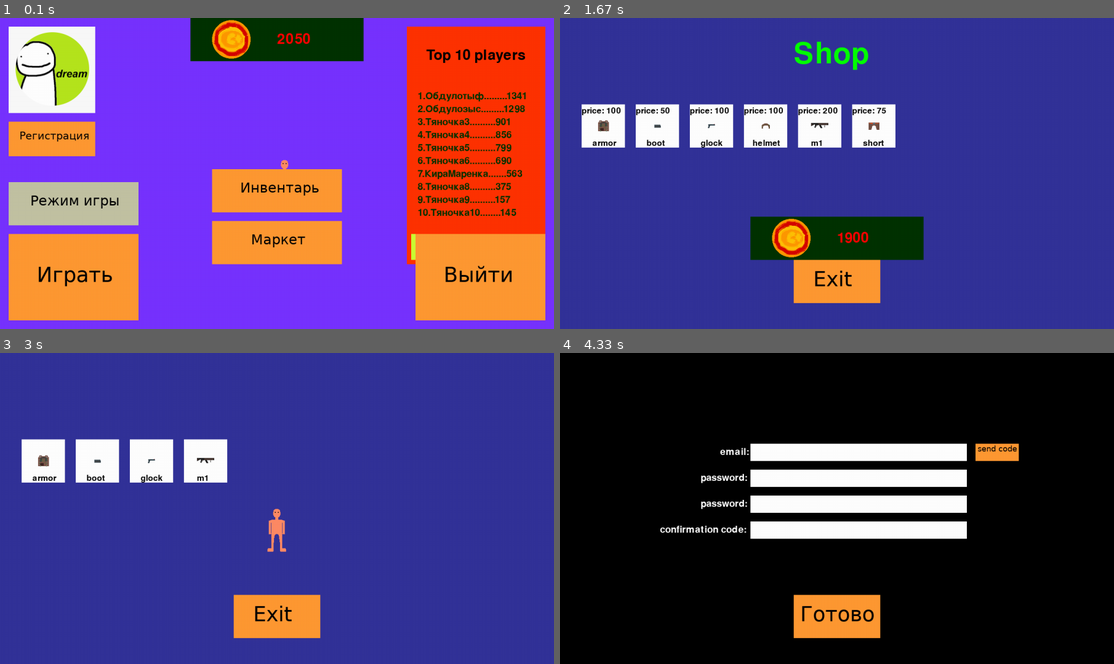
Above: before the commit, frames 1-4 (two rows, left to right).
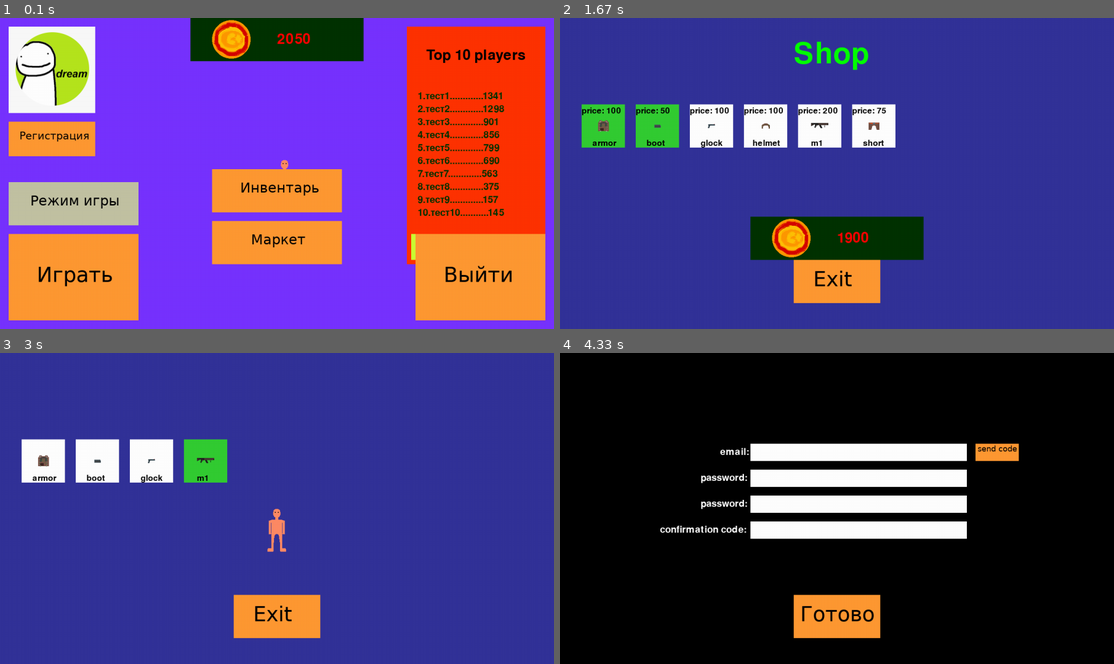
Above: after the commit, the same moments.

Repository: Muhammed19m/Pygame
Game: pygame game, started from cours/main.py
Same seed, same stepped clock (60 frames per second), same inputs: the game is played once before the commit and once after it.
Inputs (mouse positions are in pixels of both pictures, inside the frame that each line leads up to):
- Up to frame 1 (0.1 s): no input
- Up to frame 2 (1.67 s): click (632, 276) at 0.38 s; hold Esc 0.67-1.13 s; hold Right 0.67-1.13 s; click (837, 241) at 1.22 s; press the mouse at (604, 126) at 1.53 s; move the mouse to (637, 123) at 1.63 s
- Up to frame 3 (3 s): release the mouse at (110, 458) at 1.77 s; press the mouse at (149, 461) at 1.87 s; move the mouse to (249, 464) at 1.97 s; release the mouse at (349, 468) at 2.1 s; press the mouse at (149, 461) at 2.2 s; move the mouse to (216, 542) at 2.3 s; release the mouse at (282, 623) at 2.43 s; press the mouse at (149, 461) at 2.53 s; move the mouse to (232, 542) at 2.63 s; release the mouse at (315, 626) at 2.77 s; press the mouse at (204, 461) at 2.87 s; move the mouse to (265, 440) at 2.97 s
- Up to frame 4 (4.33 s): release the mouse at (886, 421) at 3.1 s; press the mouse at (604, 461) at 3.2 s; move the mouse to (770, 536) at 3.3 s; release the mouse at (936, 611) at 3.43 s; press the mouse at (659, 461) at 3.53 s; move the mouse to (814, 496) at 3.63 s; release the mouse at (969, 530) at 3.77 s; press the mouse at (837, 617) at 3.87 s; move the mouse to (781, 508) at 3.97 s; release the mouse at (731, 399) at 4.1 s; press the mouse at (609, 474) at 4.2 s; move the mouse to (720, 474) at 4.3 s

The runs differ from the first frame. In frame 1, 2.4% of the frame differs, in the area x 76-95%, y 23-64%; in frame 2, 2.1%; in frame 3, 1.1%; in frame 4, nothing differs.

Commit message:
Add files via upload

Diff:
--- a/cours/button.py
+++ b/cours/button.py
@@ -22,6 +22,9 @@
 
 class ImageButton:
     def __init__(self, image, cord: tuple, price=None, text=None, size=(100, 100), color=(255,255,255)):
+        self.price = None
+        self.text = None
+
         self.image = image
         self.size = size
         self.cord_x, self.cord_y = cord
@@ -45,10 +48,10 @@
     def render(self):
         window.blit(self.surf, (self.cord_x, self.cord_y))
 
-    def press(self, position_mouse, press_mouse):
+    def press(self, position_mouse, press_mouse, th=0):
         if position_mouse[0] > self.cord_x and position_mouse[0] < self.cord_x + self.size[1]:
             if position_mouse[1] > self.cord_y and position_mouse[1] < self.cord_y + self.height:
-                if press_mouse[0]:
+                if press_mouse[th]:
                     return True
         return False
 
@@ -259,6 +262,8 @@
     def __init__(self, moneys):
         self.moneys = moneys
         self.bought = {}
+        self.colors = {}
+
 
     def start(self):
         exit = Button((SIZE[0]//2-100, SIZE[1]//2+200, 200, 100), (255, 153, 51), 'Exit', 48, width_text=45)
@@ -271,7 +276,7 @@
         cells = []
         x, y = 50, 200
         for i in shop_png.items():
-            cells.append(ImageButton(i[1], (x, y), text=i[0], price=str(prices[i[0]])))
+            cells.append(ImageButton(i[1], (x, y), text=i[0], price=str(prices[i[0]]), color=self.colors.get(i[0], (255,255,255))))
             x += 125
             if x > SIZE[0]-150:
                 x, y = 50, y+130
@@ -306,5 +311,7 @@
                     self.bought[i.text] = i.image
                     self.moneys -= int(i.price)
                     money.moneys = self.moneys
+                    i.__init__(i.image, (i.cord_x, i.cord_y), i.price, i.text, i.size, (51, 204, 51))
+                    self.colors[i.text] = (51, 204, 51)
 
             pygame.display.update()
--- a/cours/data/data.json
+++ b/cours/data/data.json
@@ -1,5 +1,7 @@
 {
   "map1": [
+
+[1,1,1,1,1,1,1,1,1,1,1,1,1,1,1,1,1,1,1,1,1,1,1,1,1,1,1,1,1,1,1,1,1,1,1,1],
 
 [0,0,0,0,0,0,0,0,0,0,0,0,0,0,0,0,0,0,0,0,0,0,0,0,0,0,0,0,0,0,0,0,0,0,0,0],
 
@@ -17,9 +19,7 @@
 
 [0,0,0,0,0,0,0,0,0,0,0,0,0,0,0,0,0,0,0,0,0,0,0,0,0,0,0,0,0,0,0,0,0,0,0,0],
 
-[0,0,0,0,0,0,0,0,0,0,0,0,0,0,0,0,0,0,0,0,0,0,0,0,0,0,0,0,0,0,0,0,0,0,0,0],
-
-[0,0,0,0,0,0,0,0,0,0,0,0,0,0,0,0,0,0,0,0,0,0,0,0,0,0,0,0,0,0,0,0,0,0,0,0],
+[0,0,0,0,0,0,0,0,0,0,1,0,0,0,0,0,0,0,0,0,0,0,0,0,0,0,0,0,0,0,0,0,0,0,0,0],
 
 [0,0,0,0,0,0,0,0,0,0,0,0,0,0,0,0,0,0,0,0,0,0,0,0,0,0,0,0,0,0,0,0,0,0,0,0],
 
--- a/cours/inventory.py
+++ b/cours/inventory.py
@@ -11,8 +11,15 @@
         self.SIZE = SIZE
         self.player = Player('Muhammed', (SIZE[0]//2-50, SIZE[1]//2))
         self.put_on = {}
+        self.colors = {}
+
+
+
+
+
     def start(self, window, inventory):
         self.inventory = inventory
+
 
 
         exit = Button((self.SIZE[0]//2-100, self.SIZE[1]//2+200, 200, 100), (255, 153, 51), 'Exit', 48, width_text=45)
@@ -22,7 +29,7 @@
         cells = []
         x, y = 50, 200
         for i in self.inventory.items():
-            cells.append(ImageButton(i[1], (x, y), text=i[0]))
+            cells.append(ImageButton(i[1], (x, y), text=i[0], color=self.colors.get(i[0], (255, 255, 255))))
             x += 125
             if x > self.SIZE[0] - 150:
                 x, y = 50, y + 130
@@ -45,6 +52,13 @@
                 i.render()
                 if i.press(poss, press) and i.text not in self.put_on:
                     self.put_on[i.text] = i.image
+                    i.__init__(i.image, (i.cord_x, i.cord_y), i.price, i.text, i.size, (51, 204, 51))
+                    self.colors[i.text] = (51, 204, 51)
+                if i.press(poss, press, 2) and i.text in self.put_on:
+                    i.__init__(i.image, (i.cord_x, i.cord_y), i.price, i.text, i.size)
+                    self.put_on.pop(i.text)
+                    self.colors.pop(i.text)
+
 
 
 
--- a/cours/main.py
+++ b/cours/main.py
@@ -74,16 +74,16 @@
 
     def start(self):
 
-        players = {'Обдулотыф': 1341,
-                   'Обдулозыс': 1298,
-                   'Тяночка3': 901,
-                   'Тяночка4': 856,
-                   'Тяночка5': 799,
-                   'Тяночка6': 690,
-                   'КираМаренка': 563,
-                   'Тяночка8': 375,
-                   'Тяночка9': 157,
-                   'Тяночка10': 145,
+        players = {'тест1': 1341,
+                   'тест2': 1298,
+                   'тест3': 901,
+                   'тест4': 856,
+                   'тест5': 799,
+                   'тест6': 690,
+                   'тест7': 563,
+                   'тест8': 375,
+                   'тест9': 157,
+                   'тест10': 145,
                    }
         top = Top((SIZE[0]-340, 20), (320, 550), players)
         reg_button = Button((20, 240, 200, 80), (255, 153, 51), 'Регистрация', 24, width_text=25)
@@ -199,6 +199,9 @@
                     pygame.quit()
                     exit()
             window.fill((255, 255, 255))
+
+            #camera.update(self.player)
+            #map1.render()
             keys = pygame.key.get_pressed()
             mouse_pos = pygame.mouse.get_pos()
             press_mouse = pygame.mouse.get_pressed()
@@ -212,12 +215,11 @@
 
             player2.render(window, player_images, put_on)
             player2.cursor(mouse_pos, window)
-            player2.move(keys, press_mouse, mouse_pos, window, weapons)
+            player2.auto_move(keys, press_mouse)#, mouse_pos, window, weapons)
         #    self.text.auto_move(keys)
          #   self.text.render()
           #  self.text.cursor(mouse_pos)
 
-            #map1.render()
 
             if keys[pygame.K_ESCAPE]:
                 menu.start()
@@ -237,16 +239,48 @@
         self.players = {players_name[self.count_players]: Player(players_name[self.count_players], )}
 
 
+class Camera:
+    def __init__(self, camera_func, width, height):
+        self.camera_func = camera_func
+        self.state = pygame.Rect(0,0,width,height)
+
+    def apply(self, target):
+        return target.rect.move(self.state.topleft)
+
+    def update(self, target): pass
+        #self.state = self.camera_func(self.state, target.rect)
+
+
+def camera_func(camera, target_rect):
+    l = -target_rect.x + SIZE[0]/2
+    t = -target_rect.y + SIZE[1]/2
+
+    w, h = camera.width, camera.height
+
+    l = min(0, l)
+    l = max(-(camera.width-SIZE[0]), l)
+    t = max(-(camera.height-SIZE[1]), t)
+    t = min(0, t)
+
+    return pygame.Rect(l,t,w,h)
+
+
+
+
+
 class Map:
     def __init__(self, map):
         self.map = map
         self.glass = pygame.image.load('images\\additional\grass.png')
 
     def render(self):
+        camera = Camera(camera_func, 1000, 1000)
+
         for line in range(len(self.map)):
             for block in range(len(self.map[line])):
                 if self.map[line][block] == 1:
-                    window.blit(self.glass, (block*30, line*30))
+                    window.blit(self.glass, camera.update(block))
+
 
 
 
--- a/cours/player.py
+++ b/cours/player.py
@@ -86,11 +86,11 @@
 
 
     def auto_move(self, keys, SIZE):
-        if keys[pygame.K_UP] and self.y > 0:
+        if keys[pygame.K_UP]:
             self.y -= 1
-        if keys[pygame.K_DOWN] and self.y < SIZE[1] - 64:
+        if keys[pygame.K_DOWN]:
             self.y += 1
-        if keys[pygame.K_LEFT] and self.x > 0:
+        if keys[pygame.K_LEFT]:
             self.x -= 1
             if self.timer < 15:
                 self.image = 'goL1'
@@ -98,7 +98,7 @@
                 self.image = 'goL2'
                 if self.timer == 30: self.timer = 0
             self.timer += 1
-        if keys[pygame.K_RIGHT] and self.x < SIZE[0] - 32:
+        if keys[pygame.K_RIGHT]:
             self.x += 1
             if self.timer < 15:
                 self.image = 'goR1'
